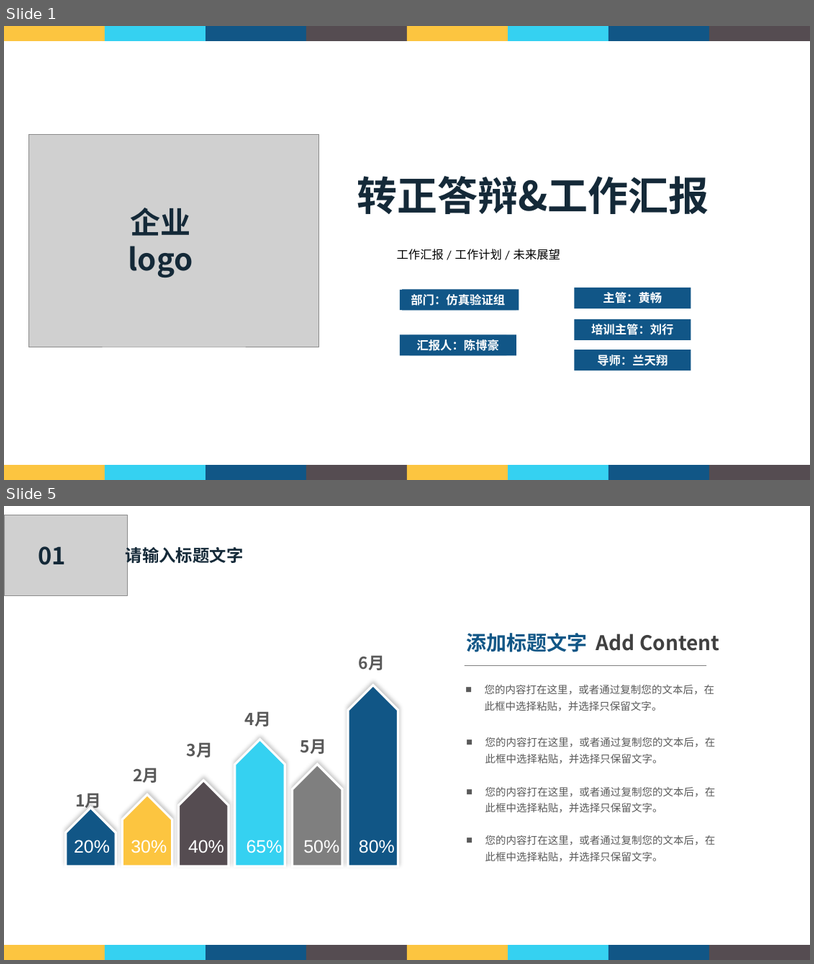
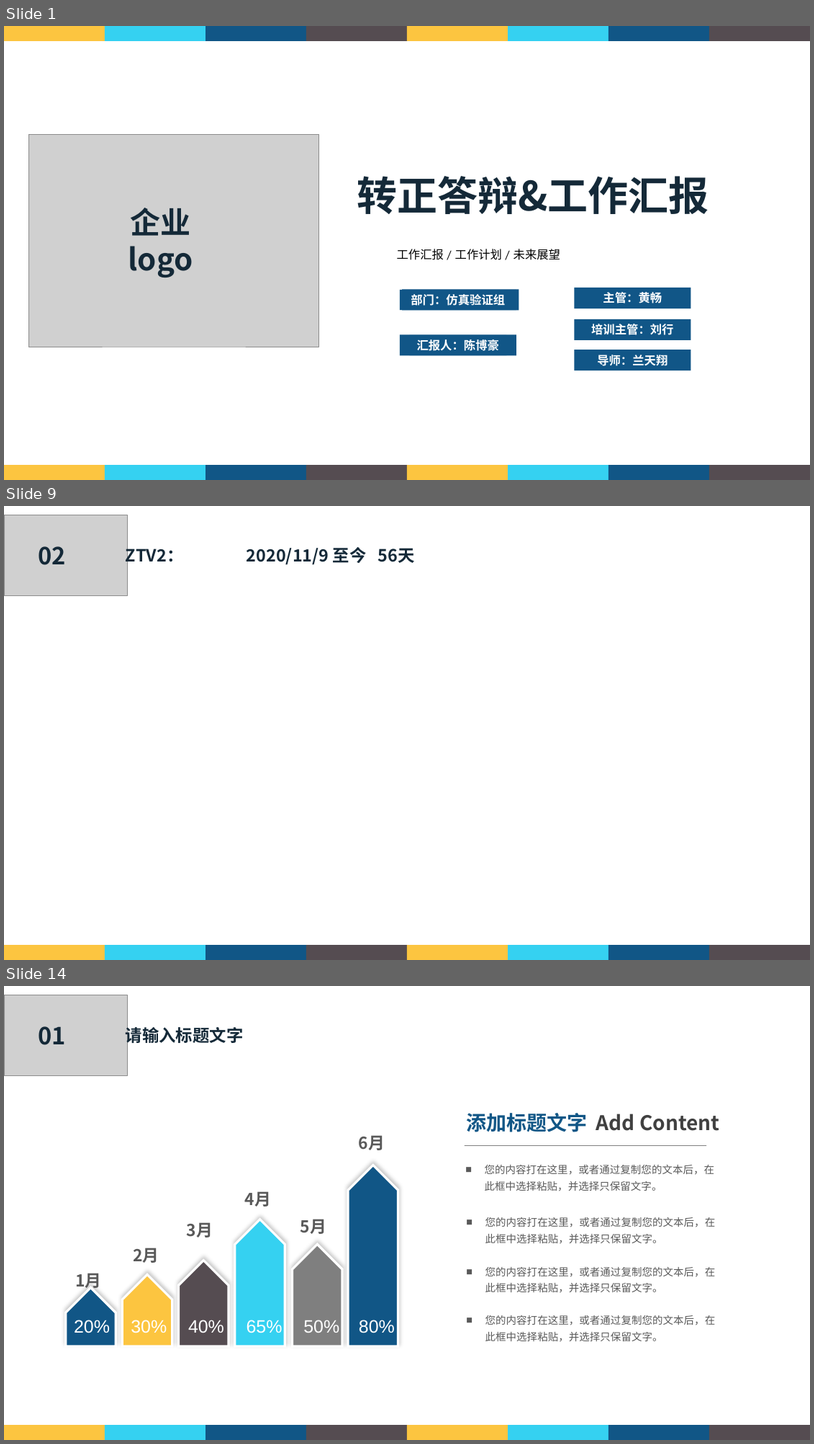
Before and after one commit to Cbh777/win_prj, a slide deck: FullhanWorkFile/转正答辩.pptx. Shown one above the other, each under a label of ours: slides 1 and 5 before the commit, slides 1, 9 and 14 after it; the slides between them are not shown. The pictures are 814x964 and 814x1444 pixels, drawn with LibreOffice and Linux fonts; fonts in the diff are those of the drawing; grey boxes stand for pictures; background and template pictures are left out. Boxes give left, top, right and bottom in pixels: in the first picture for what was removed or moved away, otherwise in the second. Text is boxed around its words. In the diff, an @@ line names an element or a change of style, - is before the commit and + after.

```diff
--- a/FullhanWorkFile/转正答辩.pptx
+++ b/FullhanWorkFile/转正答辩.pptx
@@ slide 9 added at box(4, 506, 810, 960), background picture (left out) @@
@@ picture added at box(4, 515, 127, 595) @@
@@ text added at box(38, 546, 65, 565), 28 pt, text #142938, bold @@
+02
@@ text added at box(126, 545, 415, 566), 20 pt, text #142938, bold @@
+ZTV2： 2020/11/9 至今 56天
@@ group added at box(4, 944, 810, 960): 8 rectangles @@
@@ what was slide 5 is now slide 14 @@
```
Also in this commit, not shown: 9 slides changed, 8 other slides added, 4 slides removed.
